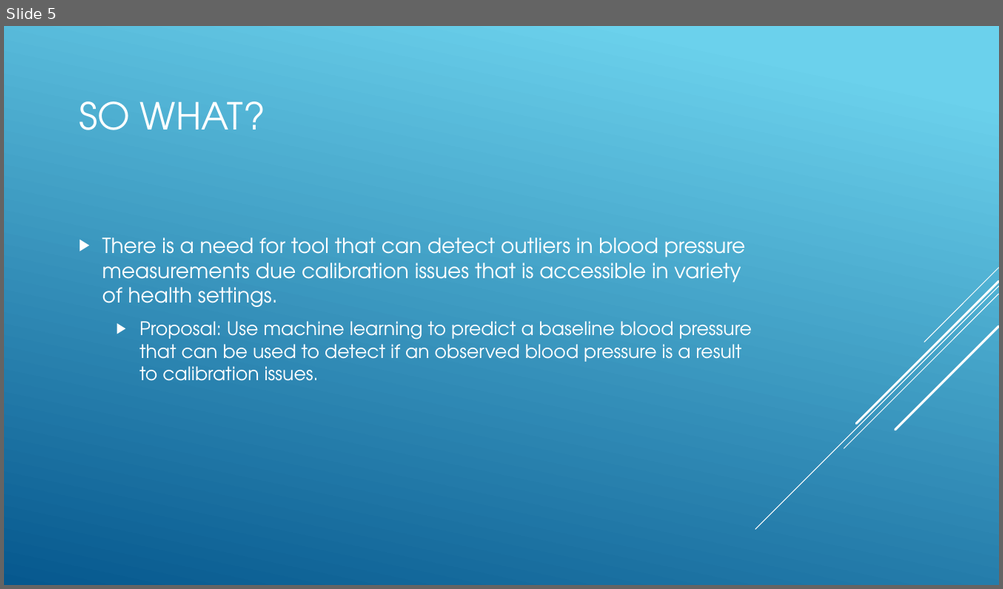
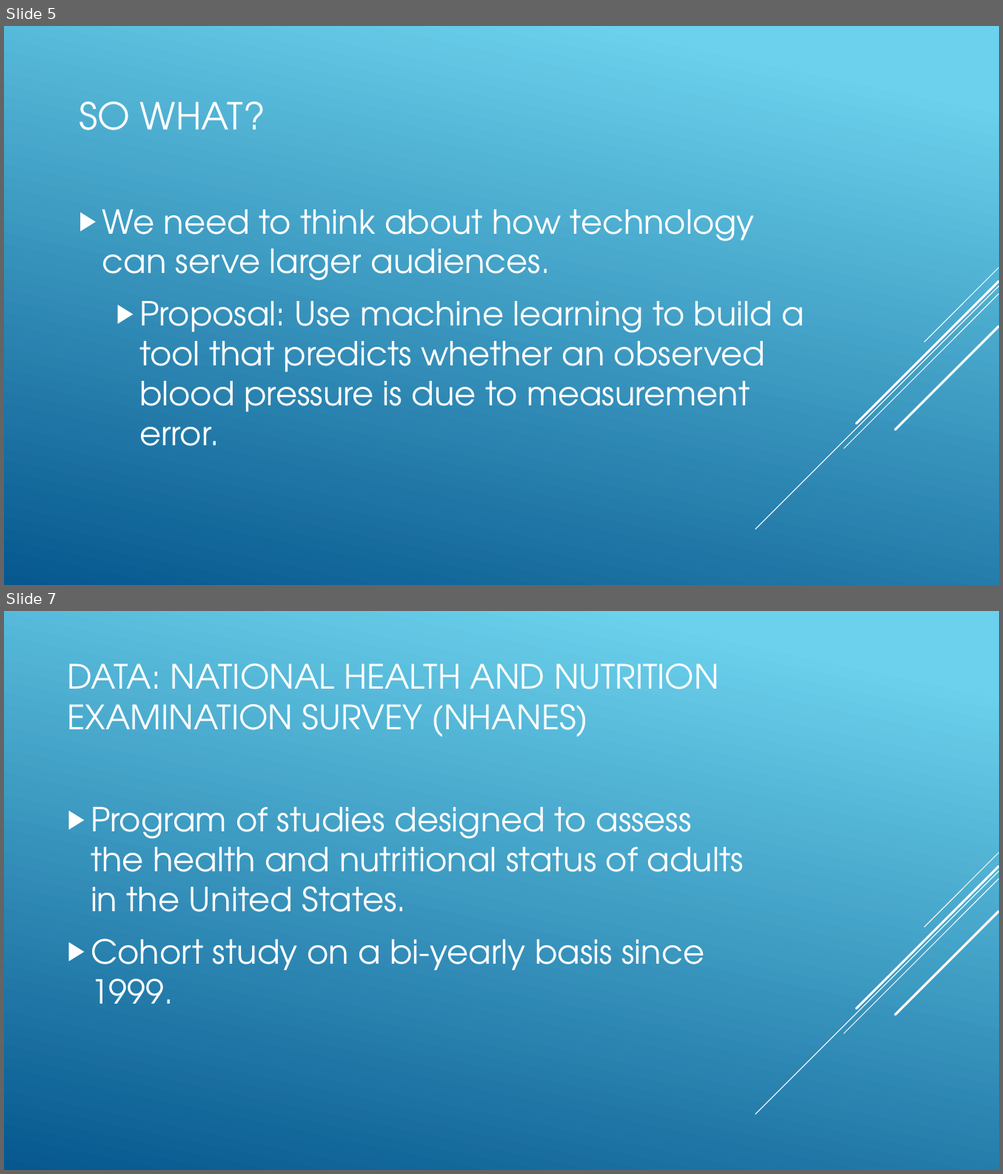
Before and after one commit to buehlere/senior-research, a slide deck: Presentation.pptx. Shown one above the other, each under a label of ours: slide 5 before the commit, slides 5 and 7 after it; the slides between them are not shown. The pictures are 1003x589 and 1003x1174 pixels, drawn with LibreOffice and Linux fonts; fonts in the diff are those of the drawing. Boxes give left, top, right and bottom in pixels: in the first picture for what was removed or moved away, otherwise in the second. Text is boxed around its words. In the diff, an @@ line names an element or a change of style, - is before the commit and + after.

```diff
--- a/Presentation.pptx
+++ b/Presentation.pptx
@@ slide 7 added at <box>4,611,999,1170</box>, background gradient #6ED2EB to #06588E; not listed: 5 template elements that a slide beside it also shows @@
@@ title added at <box>68,664,719,737</box>, 32.4 pt, text #FFFFFF @@
+DATA: NATIONAL HEALTH AND NUTRITION EXAMINATION SURVEY (NHANES)
@@ text added at <box>91,807,743,1004</box>, 32 pt, text #FFFFFF @@
+▶ Program of studies designed to assess the health and nutritional status of adults in the United States.
+▶ Cohort study on a bi-yearly basis since 1999.
@@ slide 5 changed as well @@
@@ text at <box>102,210,805,446</box>: text changed; size 18 to 32 pt @@
-▶ There is a need for tool that can detect outliers in blood pressure measurements due calibration issues that is accessible in variety of health settings.
-  ▶ Proposal: Use machine learning to predict a baseline blood pressure that can be used to detect if an observed blood pressure is a result to calibration issues.
+▶ We need to think about how technology can serve larger audiences.
+  ▶ Proposal: Use machine learning to build a tool that predicts whether an observed blood pressure is due to measurement error.
```
Also in this commit, not shown: 6 other slides changed, 10 other slides added, 1 slide removed, 10 other files.
